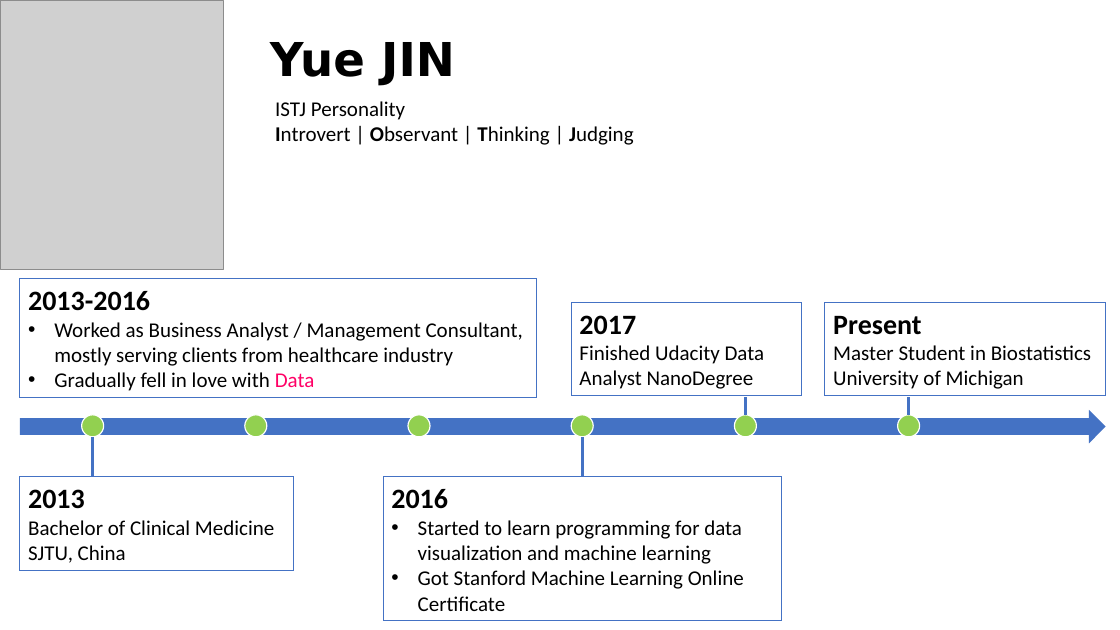
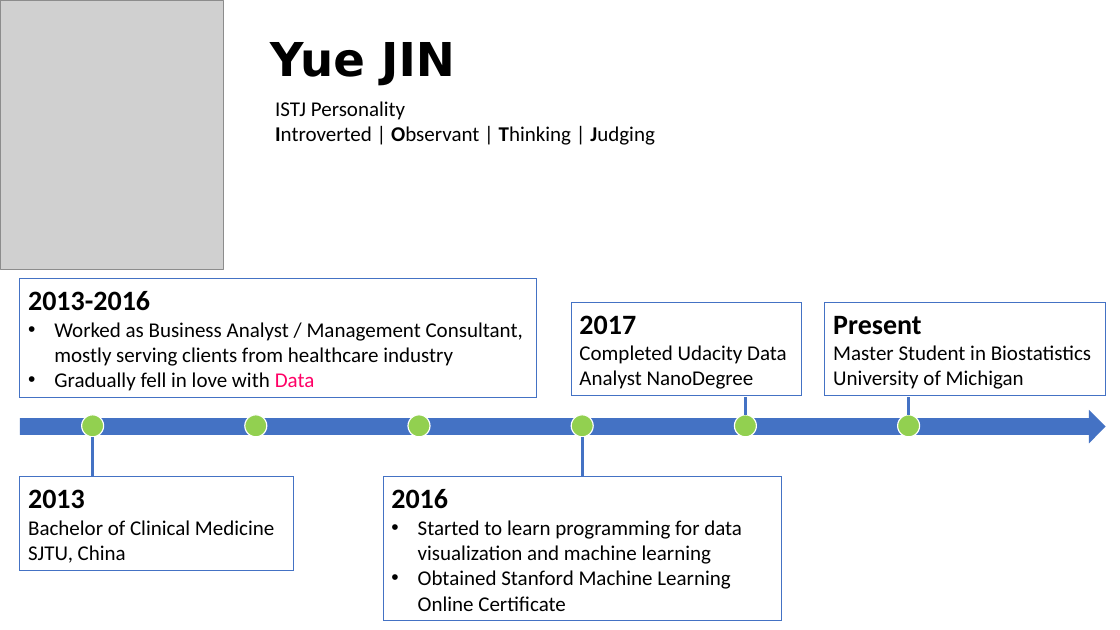
Before and after one commit to yjin910517/data_incubator, a slide deck: slide 3 of presentation.pptx (slide 1 before the commit). Drawn at 1120x630 pixels with LibreOffice and Linux fonts; fonts in the diff are those of the drawing; grey boxes stand for pictures. Boxes give left, top, right and bottom in pixels: in the first picture for what was removed or moved away, otherwise in the second. Text is boxed around its words. In the diff, an @@ line names an element or a change of style, - is before the commit and + after.

Commit message:
added ppt

```diff
--- a/presentation.pptx
+++ b/presentation.pptx
@@ text at [275,126,655,145]: text changed @@
-Introvert | Observant | Thinking | Judging
+Introverted | Observant | Thinking | Judging
@@ text in rectangle at [579,345,787,389]: text changed @@
-Finished Udacity Data Analyst NanoDegree
+Completed Udacity Data Analyst NanoDegree
@@ text in rectangle at [418,570,730,611]: text changed @@
-• Got Stanford Machine Learning Online Certificate
+• Obtained Stanford Machine Learning Online Certificate
```
Also in this commit, not shown: 1 other slide changed, 8 slides added, 6 other files.
